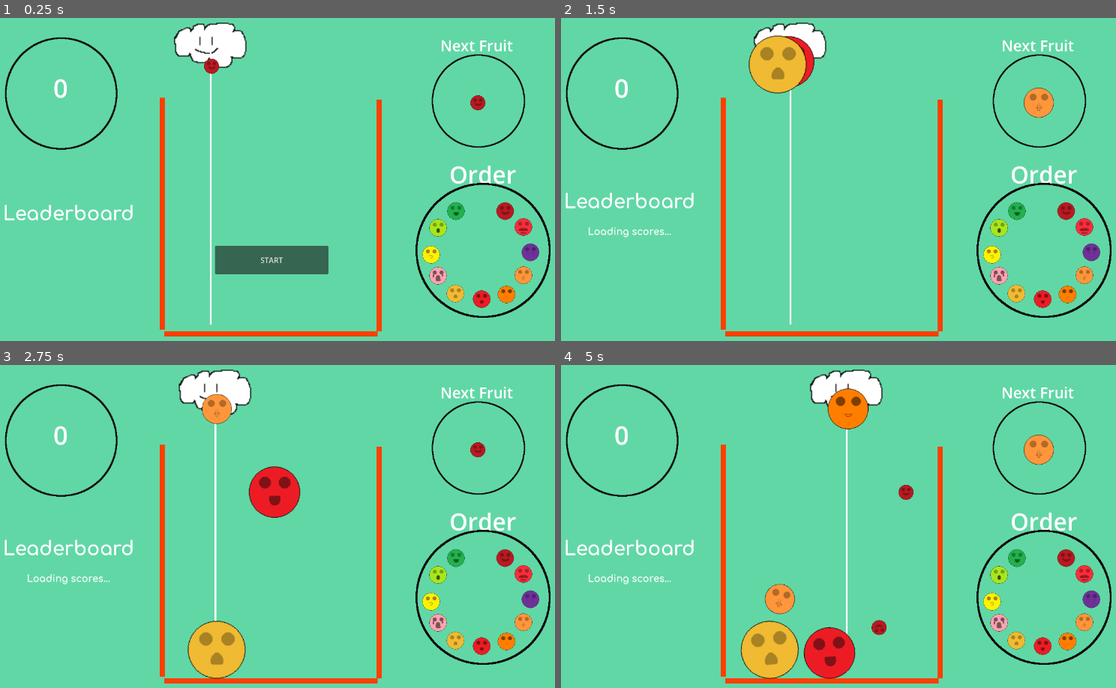
Above: before the commit, frames 1-4 (two rows, left to right).
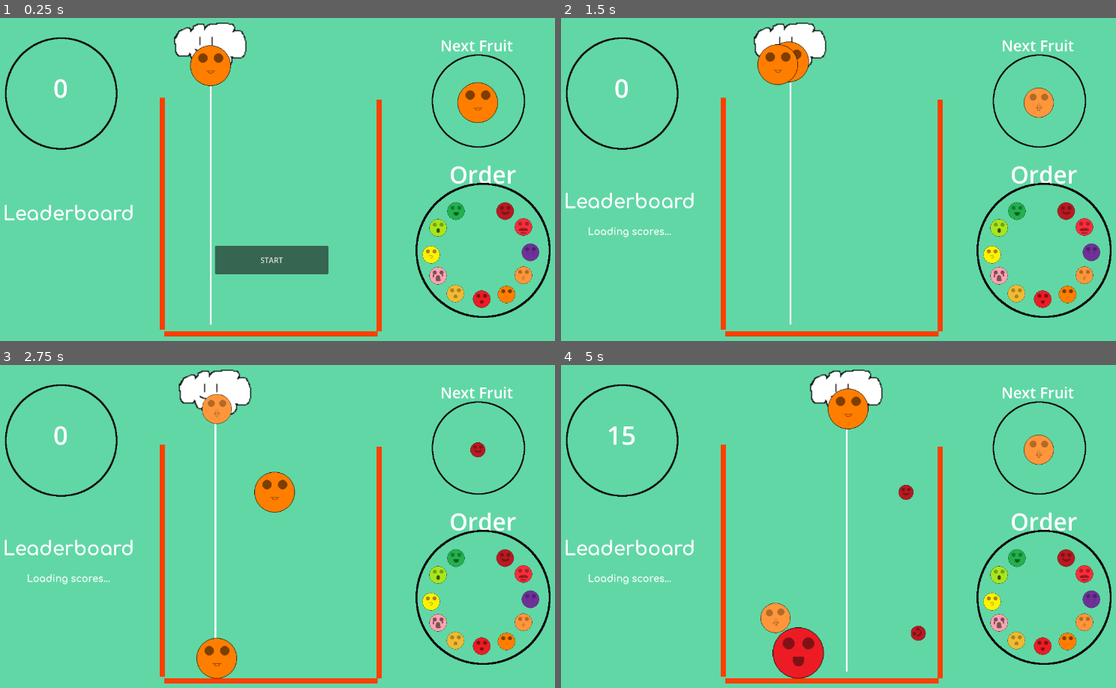
Above: after the commit, the same moments.

Repository: amunwes/suika_like
Game: Godot game, scene res://main.tscn
Same seed, same stepped clock (60 frames per second), same inputs: the game is played once before the commit and once after it.
Inputs (mouse positions are in pixels of both pictures, inside the frame that each line leads up to):
- Up to frame 1 (0.25 s): no input
- Up to frame 2 (1.5 s): click "START" at 0.5 s; tap Enter at 1.25 s; move the mouse to (966, 166) at 1.27 s; hold Right (move_right) from 1.28 s (still down); tap S (drop) at 1.35 s
- Up to frame 3 (2.75 s): move the mouse to (149, 549) at 2.02 s; release Right (move_right) at 2.03 s; hold Left (move_left) from 2.03 s (still down); tap S (drop) at 2.1 s
- Up to frame 4 (5 s): move the mouse to (894, 458) at 2.77 s; release Left (move_left) at 2.78 s; hold Right (move_right) 2.78-4.28 s; tap S (drop) at 2.85, 3.6, 4.35 s; move the mouse to (799, 597) at 3.52 s; move the mouse to (1010, 581) at 4.27 s; hold Left (move_left) from 4.28 s (still down)

The runs differ from the first frame. In frame 1, 1.5% of the frame differs, in the area x 34-90%, y 8-33%; in frame 2, 1.7%; in frame 3, 2.7%; in frame 4, 3.7%, in the area x 8-66%, y 18-98%.

Commit message:
fixed the issues
just set the ready function to update the sprite on startup to match with the state

Diff:
--- a/main.gd
+++ b/main.gd
@@ -1,7 +1,7 @@
 extends Node
 
-@export var curr_fruit_state = randi_range(0,4)
-@export var next_fruit_state = randi_range(0,4)
+@export var curr_fruit_state: int = randi_range(0,4)
+@export var next_fruit_state: int = randi_range(0,4)
 @export var fruit_scene: PackedScene
 var curr_fruit
 var next_fruit
@@ -13,6 +13,8 @@
 func _ready():
 	curr_fruit = get_node("CurrentFruit")
 	next_fruit = get_node("NextFruit")
+	curr_fruit.set_state(curr_fruit_state)
+	next_fruit.set_state(next_fruit_state)
 	_on_hud_end_game()
 # Called every frame. 'delta' is the elapsed time since the previous frame.
 func _process(_delta):
@@ -20,7 +22,6 @@
 	curr_fruit.position = pos
 	if Input.is_action_just_pressed("drop"):
 #		var new_rect = curr_fruit.get_sprite_frames()
-
 #		print(new_rect)
 		spawn_fruit(pos, curr_fruit_state)
 		curr_fruit_state = next_fruit_state
--- a/main.tscn
+++ b/main.tscn
@@ -154,8 +154,6 @@
 
 [node name="Main" type="Node"]
 script = ExtResource("1_k2b1h")
-curr_fruit_state = 6
-next_fruit_state = 5
 fruit_scene = ExtResource("2_5okll")
 
 [node name="Hud" parent="." instance=ExtResource("10_y1fwn")]
@@ -194,13 +192,13 @@
 [node name="NextFruit" type="AnimatedSprite2D" parent="."]
 position = Vector2(1082, 186)
 sprite_frames = SubResource("SpriteFrames_d85fi")
-animation = &"Persimmon"
+animation = &"Cherry"
 script = ExtResource("9_v6dgo")
 
 [node name="CurrentFruit" type="AnimatedSprite2D" parent="."]
-position = Vector2(514, 108)
+position = Vector2(512, 107)
 sprite_frames = SubResource("SpriteFrames_d85fi")
-animation = &"Apple"
+animation = &"Cherry"
 script = ExtResource("9_v6dgo")
 
 [node name="DeadZone" type="Area2D" parent="."]
Not shown: 1 places in main.tscn that only renumber resources
